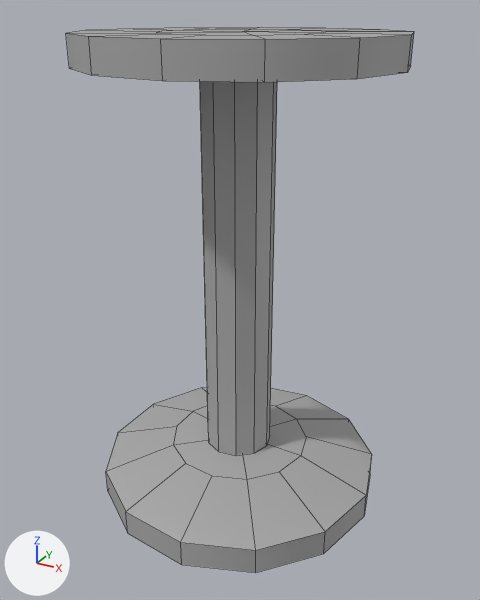
What one commit did to the FBX model DES207-TwilightLavender/Assets/TextMesh Pro/Level Assets/BREAKCHAIR_001.fbx.
One viewpoint serves both versions: a camera (50 mm lens) standing at (0.496, -0.908, 0.813) and looking at (0.003, -0.011, 0.364). Every picture has the same lights, and +X, +Y and +Z are marked at lower left. Mesh edges are drawn as thin lines. Where no turn or scale is listed for an object, it has been applied to the vertices.
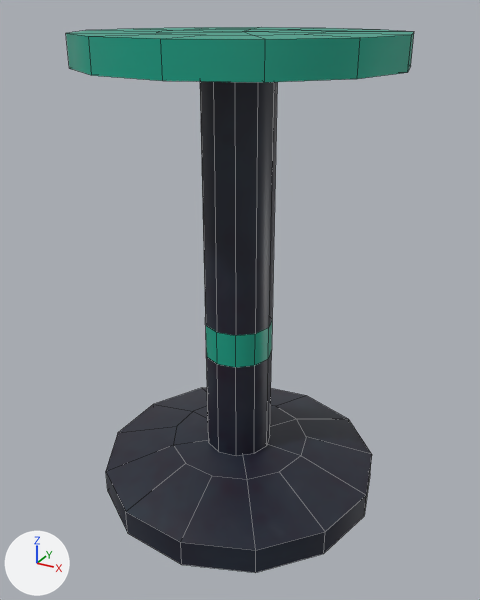
Where the newer file only moved an object's origin or applied its transform, the numbers keep the older frame.

What differs and where, as boxes (x1, y1, x2, y2) in the pictures (480 x 600 px; the box of a moved part takes in the faces that stretch with it):
```json
{"part": 1, "of": "me_mesh", "change": "moved or reshaped", "before": [200, 81, 277, 455], "after": [200, 81, 277, 455]}
{"part": 2, "of": "me_mesh", "change": "recoloured", "before": [66, 27, 414, 573], "after": [66, 27, 414, 573]}
```

The change, as JSON lines over the scene's bpy script:
```json
{"op": "add", "block": "img_atlas_normal_png", "code": ["img_atlas_normal_png = load_image('Atlas_Normal.png', 'Textures/Atlas/Atlas_Normal.png', 2048, 2048, 'Non-Color')"]}
{"op": "add", "block": "img_atlas_basemap_png", "code": ["img_atlas_basemap_png = load_image('Atlas_BaseMap.png', 'Textures/Atlas/Atlas_BaseMap.png', 2048, 2048, 'sRGB')"]}
{"op": "add", "block": "mat_material", "code": ["mat_material = bpy.data.materials.new('Material')", "# uses the picture img_atlas_basemap_png", "# uses the picture img_atlas_normal_png"]}
{"block": "me_mesh", "where": "# used by ob_pcylinder5; location = (0.001, 0.001, 0.391)"}
{"op": "remove", "block": "me_mesh", "code": "me_mesh.from_pydata(...)  # 154 vertices, 145 faces; spans x -0.244..0.244, y -0.25..0.25, z -0.39..0.39"}
{"op": "add", "block": "me_mesh", "code": "me_mesh.from_pydata(...)  # 152 vertices, 135 faces; spans x -0.244..0.244, y -0.25..0.25, z -0.39..0.39"}
{"block": "me_mesh", "change": "me_mesh part 1"}
{"block": "me_mesh", "change": "19 vertices are removed from x -0.033..0.024, y -0.034..0.024, z -0.308..0.34"}
{"block": "me_mesh", "change": "43 faces are deleted"}
{"block": "me_mesh", "change": "5 vertices move from x -0.033..0.024, y -0.032..0.024, z -0.308 to x -0.061..0.053, y -0.059..0.053, z -0.128"}
{"block": "me_mesh", "change": "11 new vertices lie (0.0, 0.0, -0.409) away from vertices in x -0.061..0.053, y -0.063..0.053, z 0.34"}
{"block": "me_mesh", "change": "6 new vertices lie (0.0, 0.0, 0.18) away from vertices in x -0.061..0.044, y -0.063..0.048, z -0.308"}
{"block": "me_mesh", "change": "33 new faces join them"}
{"block": "me_mesh", "change": "me_mesh part 2: 102 faces spanning x -0.244..0.244, y -0.25..0.25, z -0.39..0.39 switch from mat_standardsurface1 (grey #aaaaaa) to mat_material"}
```
